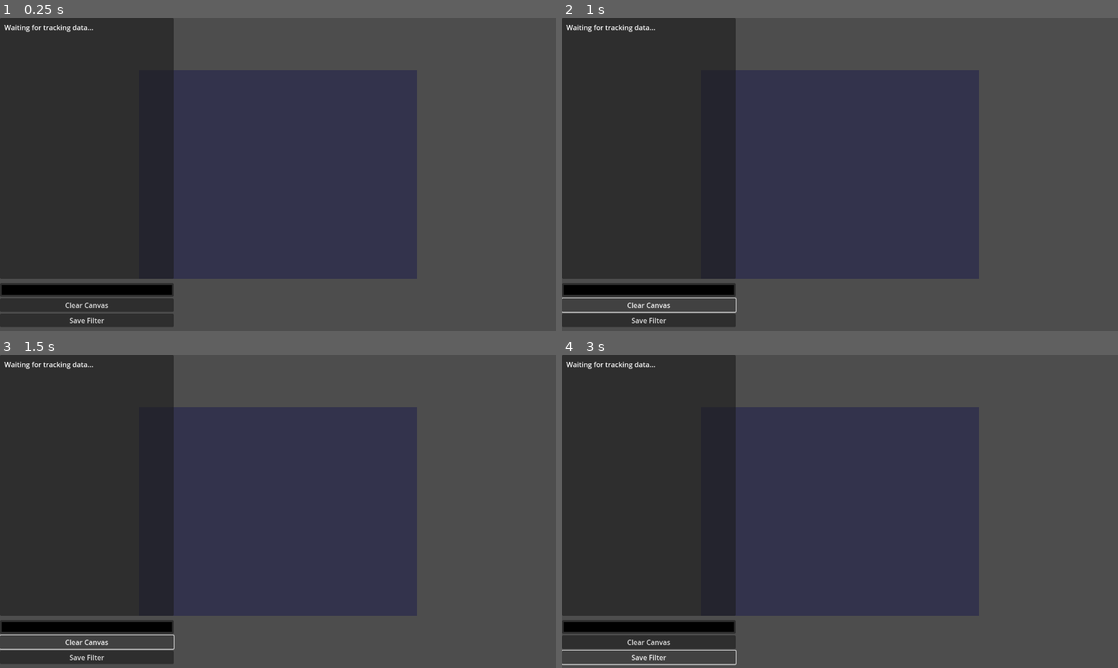
Above: before the commit, frames 1-4 (two rows, left to right).
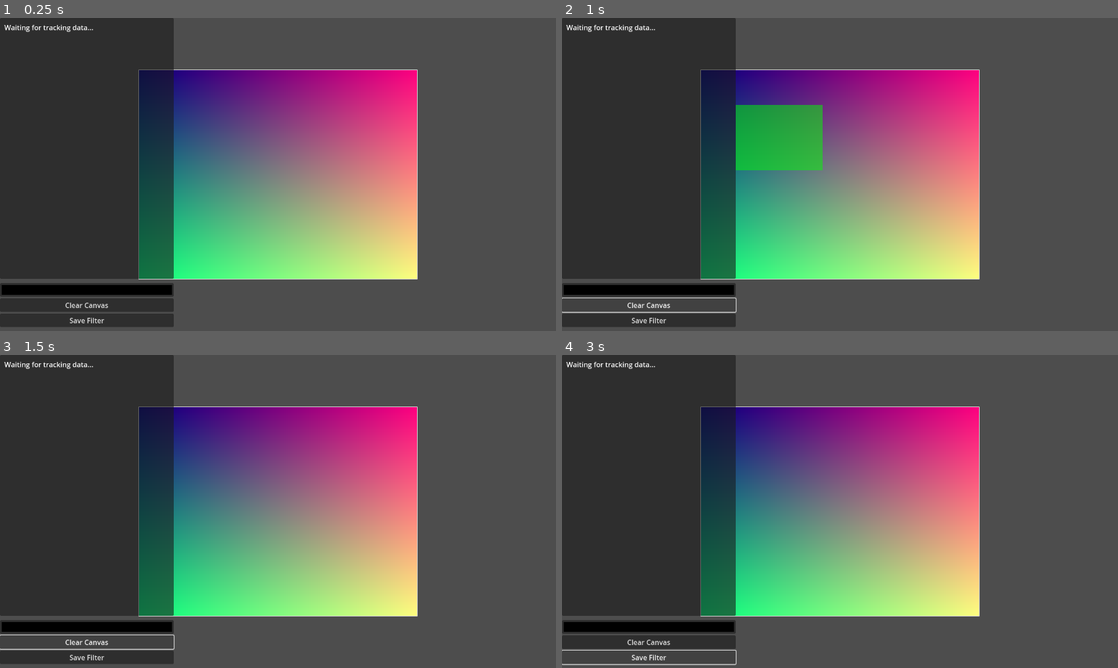
Above: after the commit, the same moments.

Repository: Peitann/try-on-with-naivebayes-and-more
Game: Godot game, scene res://scenes/MainScene.tscn
Same seed, same stepped clock (60 frames per second), same inputs: the game is played once before the commit and once after it.
Inputs:
- Up to frame 1 (0.25 s): no input
- Up to frame 2 (1 s): click "Clear Canvas" at 0.5 s
- Up to frame 3 (1.5 s): click "Clear Canvas" at 1.25 s
- Up to frame 4 (3 s): click "Clear Canvas" at 2 s; click "Save Filter" at 2.75 s

The runs differ from the first frame. In frame 1, 32% of the frame differs, in the area x 24-76%, y 16-84%; in frame 2, 32%; in frame 3, 32%; in frame 4, 32%.

Commit message:
Add DroidCam support, OpenCV integration, KNN model, and Godot AR overlay improvements
- Add OpenCV support for webcam capture (better DroidCam compatibility)
- Train KNN model with 81.4% accuracy (5K samples)
- Fix Godot MainScene.gd Sprite2D size property error
- Add visual bounding box indicator in Godot
- Add camera detection tool (test_camera.py)
- Update face_tracker.py and main.py with camera index selection
- Add comprehensive Godot setup guide (GODOT_SETUP.md)
- Improve coordinate mapping for AR overlay positioning

Diff:
--- a/godot_project/project.godot
+++ b/godot_project/project.godot
@@ -19,7 +19,10 @@
 
 window/size/viewport_width=1280
 window/size/viewport_height=720
-window/size/resizable=true
+
+[dotnet]
+
+project/assembly_name="Try-On Filter"
 
 [rendering]
 
--- a/godot_project/scenes/MainScene.tscn
+++ b/godot_project/scenes/MainScene.tscn
@@ -10,6 +10,12 @@
 [node name="WebcamDisplay" type="Sprite2D" parent="."]
 position = Vector2(640, 360)
 scale = Vector2(1, 1)
+
+[node name="BBoxRect" type="ColorRect" parent="."]
+offset_right = 100.0
+offset_bottom = 100.0
+color = Color(0, 1, 0, 0.3)
+visible = false
 
 [node name="FilterOverlay" type="Sprite2D" parent="."]
 position = Vector2(640, 360)
--- a/godot_project/scripts/MainScene.gd
+++ b/godot_project/scripts/MainScene.gd
@@ -11,6 +11,7 @@
 @onready var filter_overlay = $FilterOverlay
 @onready var canvas_editor = $CanvasEditor
 @onready var status_label = $UI/StatusLabel
+@onready var bbox_rect = $BBoxRect  # Visual bounding box indicator
 
 # UDP socket for receiving tracking data
 var udp_socket: PacketPeerUDP
@@ -30,10 +31,35 @@
 	# Initialize webcam (placeholder - requires GDNative or external plugin)
 	setup_webcam()
 
+	# Setup bounding box rect if not in scene
+	if not has_node("BBoxRect"):
+		var rect = ColorRect.new()
+		rect.name = "BBoxRect"
+		rect.color = Color(0, 1, 0, 0.5)  # Green with 50% opacity (more visible)
+		rect.visible = false
+		rect.z_index = 10  # Put in front of everything
+		add_child(rect)
+		bbox_rect = rect
+		print("BBoxRect created programmatically")
+	else:
+		# Make sure existing rect is visible and in front
+		bbox_rect.z_index = 10
+		bbox_rect.color = Color(0, 1, 0, 0.5)
+		print("BBoxRect found in scene")
+
 	# Setup UI
 	update_status("Waiting for tracking data...")
 
+	# TEST: Show a static green box for debugging
+	if bbox_rect:
+		await get_tree().create_timer(1.0).timeout  # Wait 1 second
+		bbox_rect.position = Vector2(400, 200)  # Static position
+		bbox_rect.size = Vector2(200, 150)  # Static size
+		bbox_rect.visible = true
+		print("TEST: Static green box should be visible at (400, 200)")
+
 	print("Application ready!")
+	print("BBoxRect exists: ", bbox_rect != null)
 
 func setup_udp_connection():
 	"""Setup UDP socket to receive face tracking data from Python."""
@@ -48,19 +74,32 @@
 func setup_webcam():
 	"""Setup webcam display (placeholder implementation)."""
 	# Note: Godot doesn't have built-in webcam support
-	# Options:
-	# 1. Use GDNative plugin for camera access
-	# 2. Receive frames from Python via shared memory or network
-	# 3. Use external camera plugin from asset library
-
-	# For this demo, we'll create a placeholder texture
+	# For now, create a visible placeholder to show camera area
+
+	# Create a larger, visible placeholder
 	camera_image = Image.create(640, 480, false, Image.FORMAT_RGB8)
-	camera_image.fill(Color(0.2, 0.2, 0.3))  # Dark blue placeholder
+
+	# Create a gradient pattern so it's visible
+	for y in range(480):
+		for x in range(640):
+			var r = float(x) / 640.0
+			var g = float(y) / 480.0
+			var b = 0.5
+			camera_image.set_pixel(x, y, Color(r, g, b))
 
 	camera_texture = ImageTexture.create_from_image(camera_image)
 	webcam_display.texture = camera_texture
 
-	print("Webcam display initialized (placeholder)")
+	# Make sure it's visible and centered
+	webcam_display.position = Vector2(640, 360)
+	webcam_display.centered = true
+
+	print("Webcam display initialized (placeholder gradient)")
+	print("Webcam display position: ", webcam_display.position)
+	print("Webcam texture size: ", camera_texture.get_width(), "x", camera_texture.get_height())
+
+	# Draw border around webcam area for reference
+	queue_redraw()
 
 func _process(_delta):
 	"""Main update loop - receives tracking data and updates display."""
@@ -100,9 +139,14 @@
 
 func update_filter_position():
 	"""Update filter overlay position based on face bounding box."""
-	if last_bbox["x1"] == 0 and last_bbox["y1"] == 0:
+	# Check if face is detected (non-zero bbox)
+	var has_face = not (last_bbox["x1"] == 0 and last_bbox["y1"] == 0 and last_bbox["x2"] == 0 and last_bbox["y2"] == 0)
+
+	if not has_face:
 		# No face detected
 		filter_overlay.visible = false
+		if bbox_rect:
+			bbox_rect.visible = false
 		return
 
 	filter_overlay.visible = true
@@ -113,9 +157,18 @@
 	var bbox_width = last_bbox["x2"] - last_bbox["x1"]
 	var bbox_height = last_bbox["y2"] - last_bbox["y1"]
 
+	# Get webcam display size (Sprite2D uses texture size)
+	var display_width = frame_size["width"]
+	var display_height = frame_size["height"]
+
+	if webcam_display.texture:
+		display_width = webcam_display.texture.get_width()
+		display_height = webcam_display.texture.get_height()
+
 	# Map from camera coordinates to screen coordinates
-	var screen_x = (bbox_center_x / frame_size["width"]) * webcam_display.size.x
-	var screen_y = (bbox_center_y / frame_size["height"]) * webcam_display.size.y
+	# Webcam is centered at (640, 360), so adjust coordinates
+	var screen_x = webcam_display.position.x - display_width/2.0 + bbox_center_x
+	var screen_y = webcam_display.position.y - display_height/2.0 + bbox_center_y
 
 	# Update filter overlay position
 	filter_overlay.position = Vector2(screen_x, screen_y)
@@ -124,6 +177,18 @@
 	var scale_x = bbox_width / 200.0  # Adjust divisor based on filter size
 	var scale_y = bbox_height / 200.0
 	filter_overlay.scale = Vector2(scale_x, scale_y)
+
+	# Update visual bounding box
+	if bbox_rect:
+		bbox_rect.visible = true
+		var bbox_screen_x1 = webcam_display.position.x - display_width/2.0 + last_bbox["x1"]
+		var bbox_screen_y1 = webcam_display.position.y - display_height/2.0 + last_bbox["y1"]
+		bbox_rect.position = Vector2(bbox_screen_x1, bbox_screen_y1)
+		bbox_rect.size = Vector2(bbox_width, bbox_height)
+
+		# Debug print (every 60 frames = ~1 second)
+		if Engine.get_process_frames() % 60 == 0:
+			print("BBox Rect - Pos: ", bbox_rect.position, " Size: ", bbox_rect.size, " Visible: ", bbox_rect.visible)
 
 func update_status(message: String):
 	"""Update status label text."""
@@ -135,3 +200,13 @@
 	if udp_socket:
 		udp_socket.close()
 	print("Application shutting down...")
+
+func _draw():
+	"""Draw debug visualizations."""
+	# Draw border around webcam area
+	var cam_pos = webcam_display.position
+	var cam_w = 640
+	var cam_h = 480
+	var top_left = Vector2(cam_pos.x - cam_w/2, cam_pos.y - cam_h/2)
+	var rect = Rect2(top_left, Vector2(cam_w, cam_h))
+	draw_rect(rect, Color.WHITE, false, 2.0)  # White border, 2px thick
Not shown, added: godot_project/scripts/CanvasEditor.gd.uid
Not shown, added: godot_project/scripts/FilterOverlay.gd.uid
Not shown, added: godot_project/scripts/MainScene.gd.uid
Not shown, added: GODOT_SETUP.md
Not shown, changed: python_ml_tracking/face_tracker.py
Not shown, changed: python_ml_tracking/main.py
Not shown, changed: python_ml_tracking/webcam_capture.py
Not shown, added: test_camera.py
